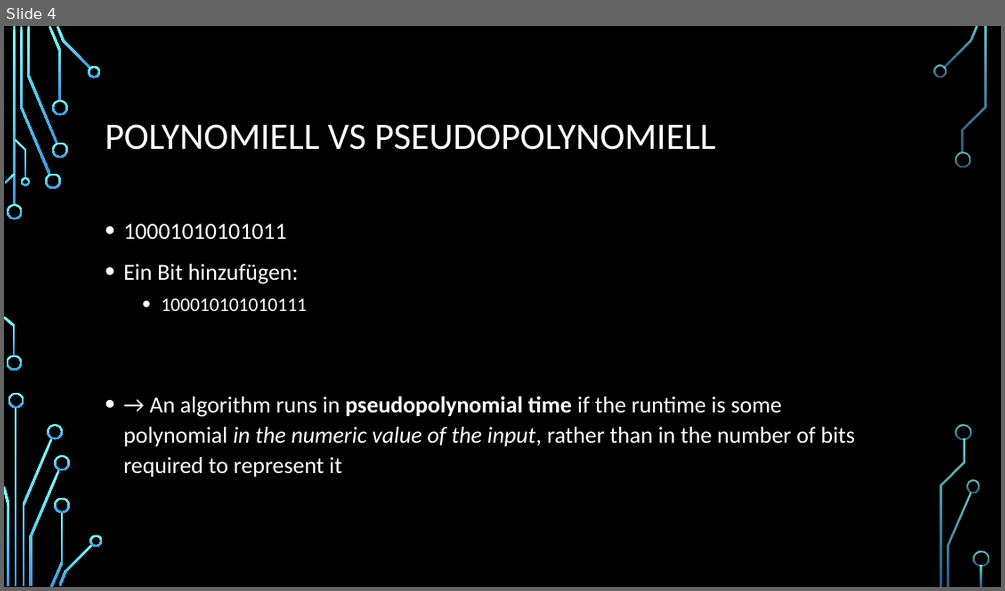
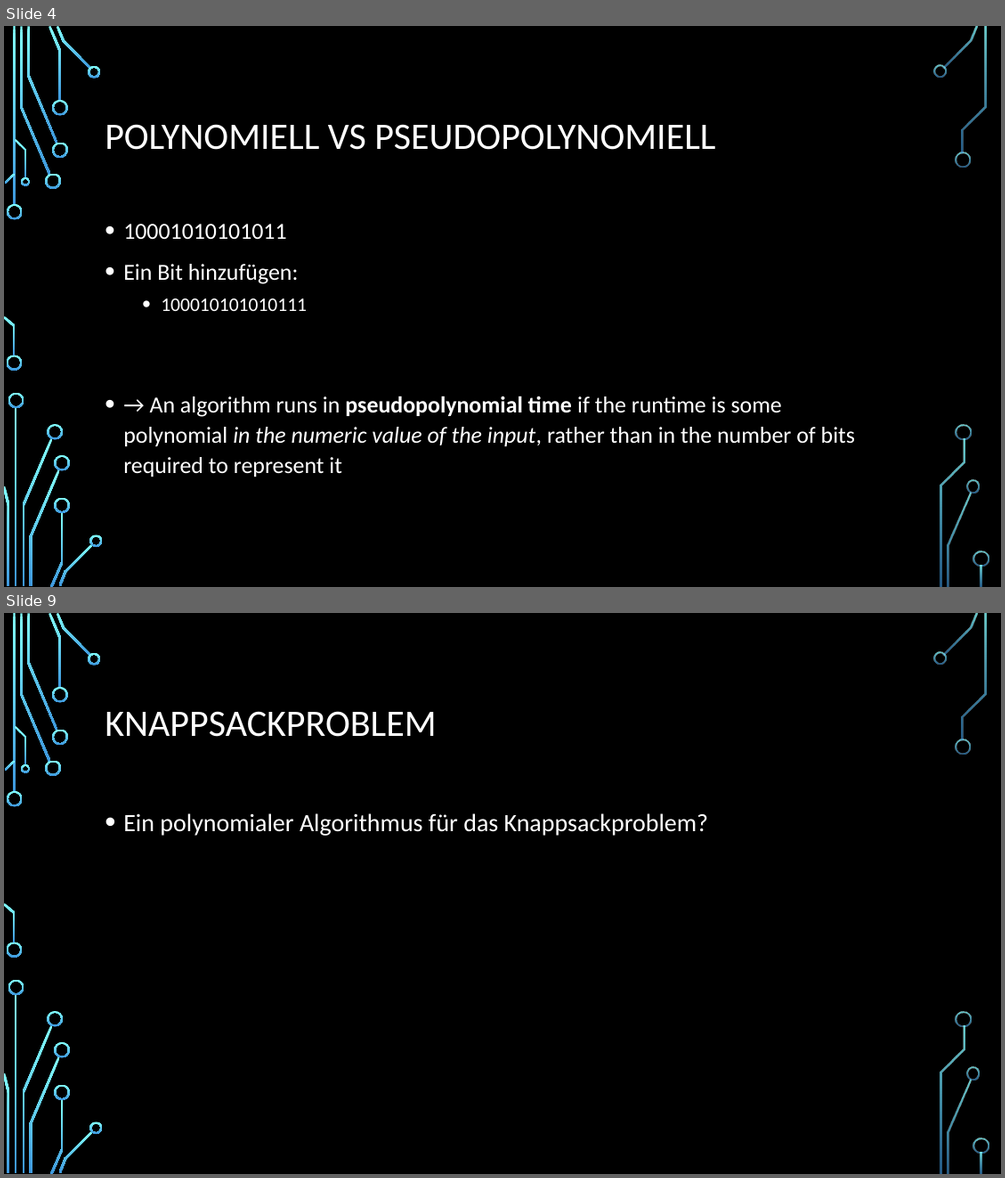
Before and after one commit to Seppl2202/Pseudopolynomielle-Algorithmen, a slide deck: Pseudopolynomielle Algorithmen.pptx. Shown one above the other, each under a label of ours: slide 4 before the commit, slides 4 and 9 after it; the slides between them are not shown. The pictures are 1005x591 and 1005x1178 pixels, drawn with LibreOffice and Linux fonts; fonts in the diff are those of the drawing; background and template pictures are left out. Boxes give left, top, right and bottom in pixels: in the first picture for what was removed or moved away, otherwise in the second. Text is boxed around its words. In the diff, an @@ line names an element or a change of style, - is before the commit and + after.

Commit message:
added knappsack table

```diff
--- a/Pseudopolynomielle Algorithmen.pptx
+++ b/Pseudopolynomielle Algorithmen.pptx
@@ slide 9 added at <box>4,613,1001,1174</box>, background picture (left out); not listed: 36 template elements that a slide beside it also shows @@
@@ title added at <box>105,711,436,737</box>, 36 pt, text #FFFFFF @@
+KNAPPSACKPROBLEM
@@ text added at <box>123,813,709,835</box>, 24 pt, text #FFFFFF @@
+• Ein polynomialer Algorithmus für das Knappsackproblem?
```
Also in this commit, not shown: 7 other slides added.
